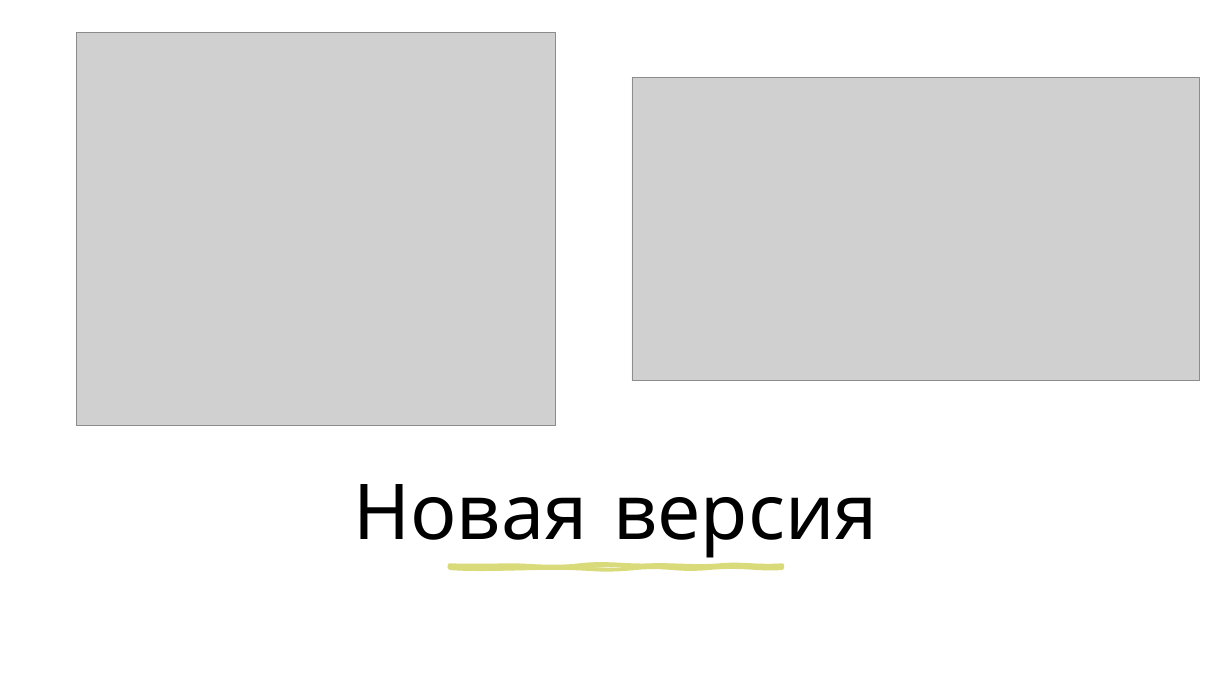
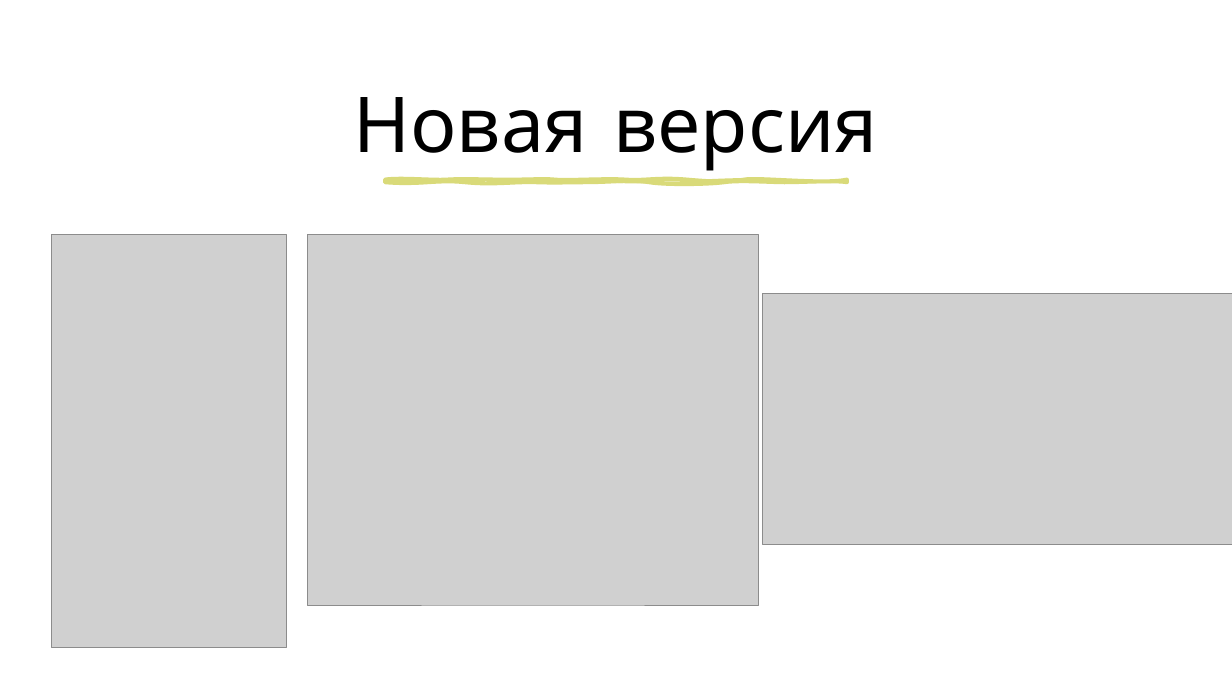
Before and after one commit to st117178/2023-cpp-autumn, a slide deck: slide 5 of ChessMaharProj/ChessMaharaji.pptx. Drawn at 1232x693 pixels with LibreOffice and Linux fonts; fonts in the diff are those of the drawing; grey boxes stand for pictures. Boxes give left, top, right and bottom in pixels: in the first picture for what was removed or moved away, otherwise in the second. Text is boxed around its words. In the diff, an @@ line names an element or a change of style, - is before the commit and + after.

Commit message:
19.5.2024\commitHW

```diff
--- a/ChessMaharProj/ChessMaharaji.pptx
+++ b/ChessMaharProj/ChessMaharaji.pptx
@@ title "Новая версия" moved from (x1=353, y1=484, x2=878, y2=558) to (x1=353, y1=97, x2=878, y2=171) @@
@@ freeform shape added at (x1=385, y1=179, x2=848, y2=182), fill #D9DA79, outline #D9DA79 3 pt @@
@@ picture added at (x1=51, y1=235, x2=287, y2=647) @@
@@ picture resized from (x1=77, y1=32, x2=556, y2=426) to (x1=308, y1=235, x2=759, y2=605) @@
@@ picture resized from (x1=632, y1=78, x2=1200, y2=381) to (x1=763, y1=294, x2=1232, y2=545) @@
@@ freeform shape removed at (x1=450, y1=566, x2=783, y2=568) @@
```
Also in this commit, not shown: 2 other slides changed, 2 slides added, 1 slide removed.
